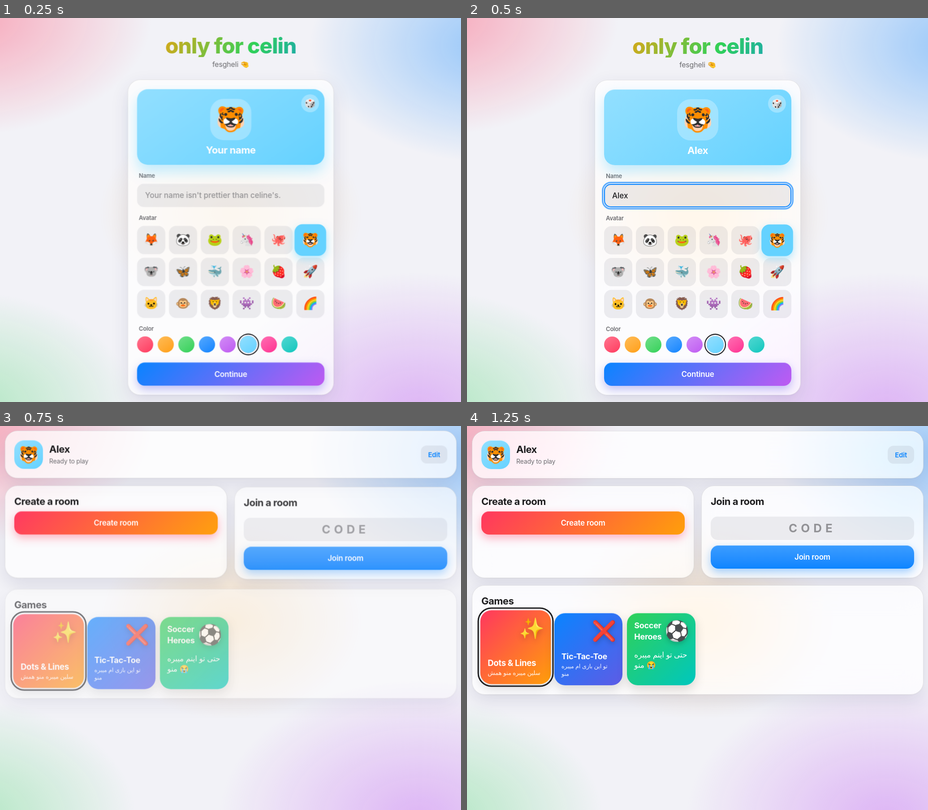
Above: before the commit, frames 1-4 (two rows, left to right).
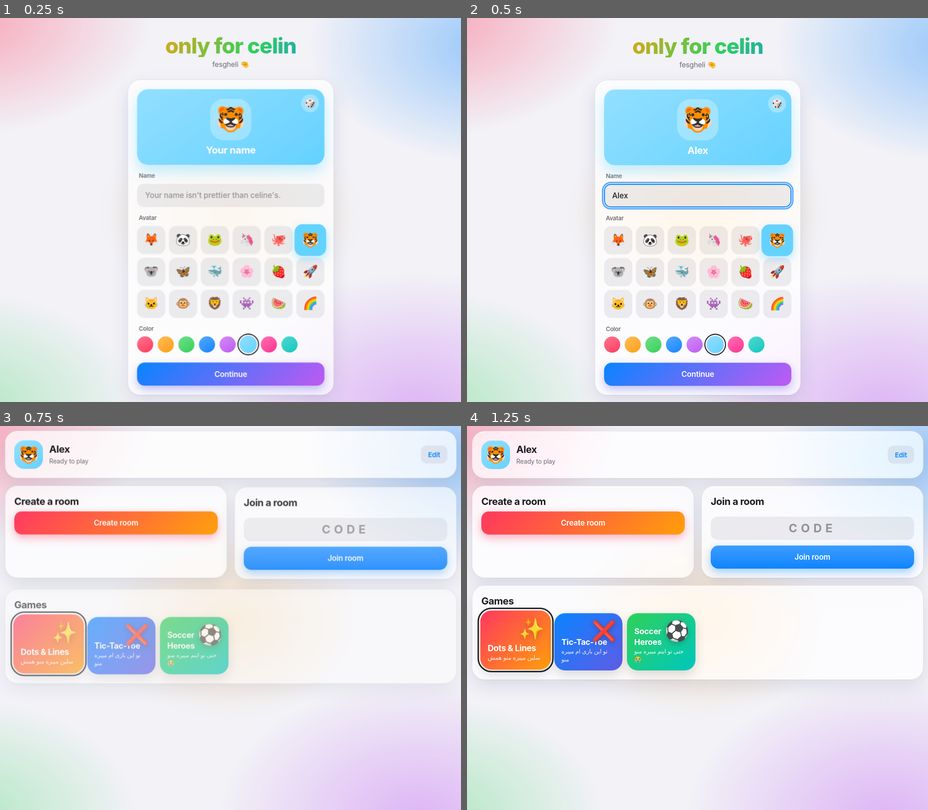
Above: after the commit, the same moments.

Repository: amir-ip-ip/game
Game: browser game, page index.html
The game is run twice, just before and just after one commit, with the same random seed, the same clock (stepped at 60 frames per second) and the same inputs.
Inputs (mouse positions are in pixels of both pictures, inside the frame that each line leads up to):
- Up to frame 1 (0.25 s): no input
- Up to frame 2 (0.5 s): click (697, 194) at 0.27 s; type "Alex" at 0.27 s
- Up to frame 3 (0.75 s): click "Continue" at 0.52 s
- Up to frame 4 (1.25 s): hold Up from 1.03 s (still down); tap Space at 1.1 s

Frames 1-2 are identical in both runs. In frame 3, 2.9% of the frame differs, in the area x 2-50%, y 48-70%; in frame 4, 3.4%, in the area x 2-99%, y 47-71%.

Commit message:
Update index.html

Diff:
--- a/index.html
+++ b/index.html
@@ -195,7 +195,7 @@
     <div class="card wide"><h2>Games</h2><div class="grid games">
       <div class="gm" data-g="dots" style="background:linear-gradient(135deg,#ff375f,#ff9f0a)"><i>✨</i><b>Dots &amp; Lines</b><span>سلین میبره منو همش</span></div>
       <div class="gm" data-g="ttt" style="background:linear-gradient(135deg,#0a84ff,#5e5ce6)"><i>❌</i><b>Tic-Tac-Toe</b><span>تو این بازی ام میبره منو</span></div>
-      <div class="gm" data-g="soccer" style="background:linear-gradient(135deg,#30d158,#00c7be)"><i>⚽</i><b>Soccer Heroes</b><p>حتی تو اینم میبره منو 😭</p></div>
+      <div class="gm" data-g="soccer" style="background:linear-gradient(135deg,#30d158,#00c7be)"><i>⚽</i><b>Soccer Heroes</b><span>حتی تو اینم میبره منو 😭</span></div>
     </div></div>
   </div>
 </section>
